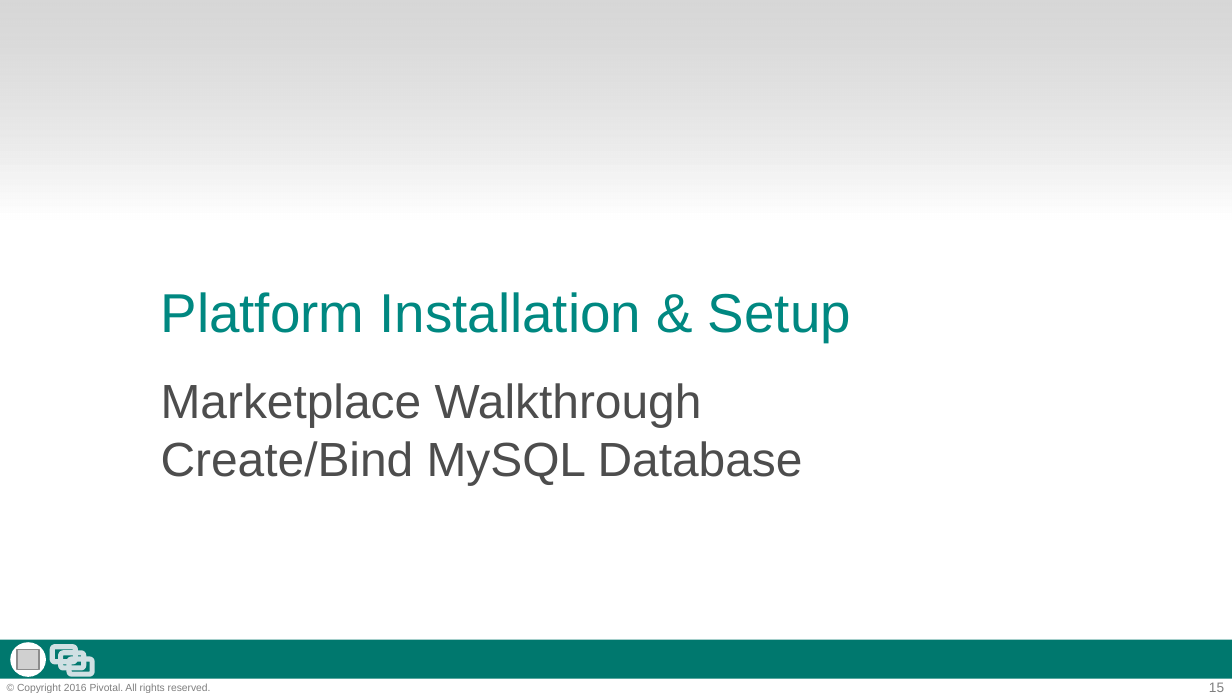
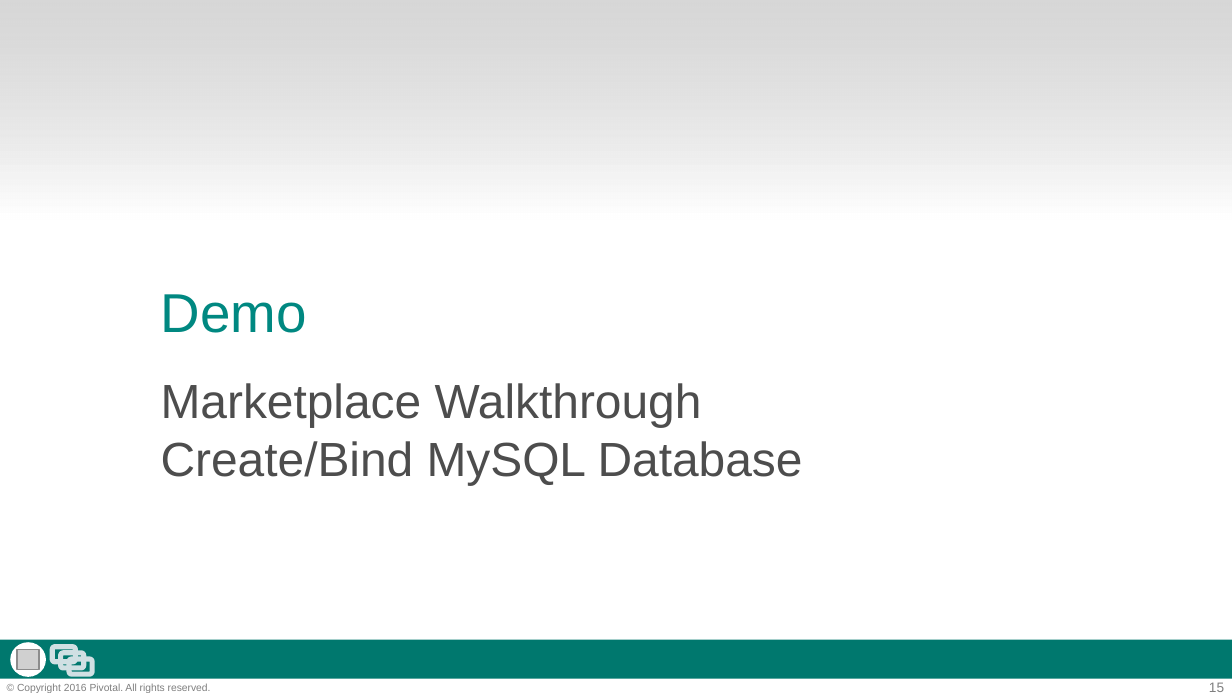
Before and after one commit to phopper-pivotal/pcf-operator-fundamentals, a slide deck: slide 15 of decks/02-Ops_Workshop-Services_Overview.pptx. Drawn at 1232x693 pixels with LibreOffice and Linux fonts; fonts in the diff are those of the drawing; grey boxes stand for pictures; background and template pictures are left out. Boxes give left, top, right and bottom in pixels: in the first picture for what was removed or moved away, otherwise in the second. Text is boxed around its words. In the diff, an @@ line names an element or a change of style, - is before the commit and + after.

```diff
--- a/decks/02-Ops_Workshop-Services_Overview.pptx
+++ b/decks/02-Ops_Workshop-Services_Overview.pptx
@@ title at (161,294,307,333): text changed @@
-Platform Installation & Setup
+Demo
```
Also in this commit, not shown: 5 other slides changed, 6 other files.
